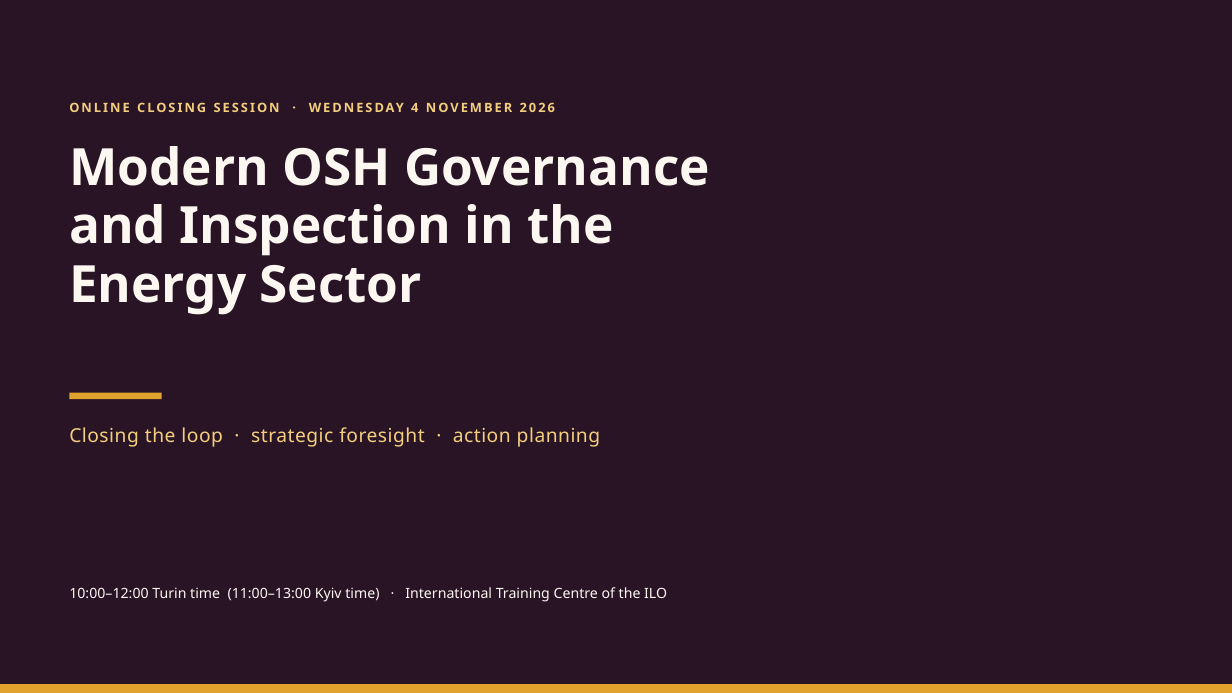
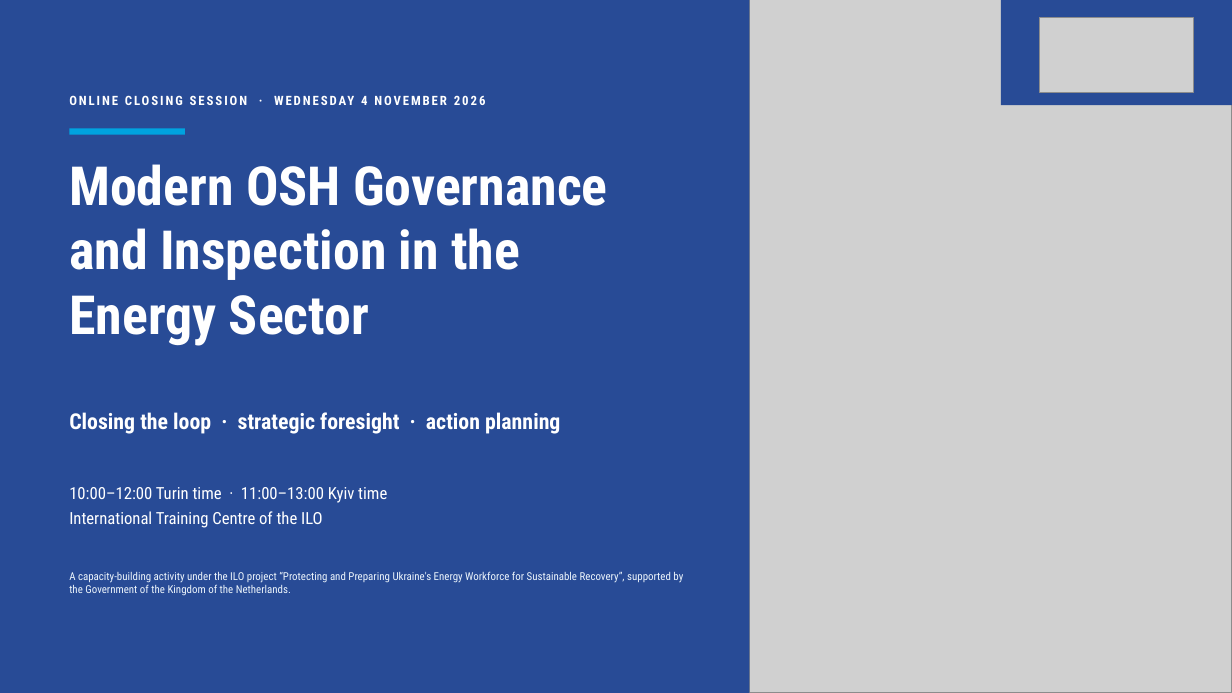
Before and after one commit to olena-vazhynska/Modern-Energy-Sector_Ukraine, a slide deck: slide 1 of assets/decks/A4019972_Closing_Webinar_4Nov2026_EN.pptx. Drawn at 1232x693 pixels with LibreOffice and Linux fonts; fonts in the diff are those of the drawing; grey boxes stand for pictures; background and template pictures are left out. Boxes give left, top, right and bottom in pixels: in the first picture for what was removed or moved away, otherwise in the second. Text is boxed around its words. In the diff, an @@ line names an element or a change of style, - is before the commit and + after.

```diff
--- a/assets/decks/A4019972_Closing_Webinar_4Nov2026_EN.pptx
+++ b/assets/decks/A4019972_Closing_Webinar_4Nov2026_EN.pptx
@@ background picture (left out) to #284B96 @@
@@ rectangle: place and size @@
-rectangle at [0,0,1232,693]
+rectangle at [0,0,750,693]
@@ rectangle at [0,0,750,693]: fill gradient #2A1526 to #284B96 @@
@@ picture added at [750,0,1232,693] @@
@@ rectangle added at [1001,0,1232,105], fill #284B96 @@
@@ picture added at [1040,18,1194,92] @@
@@ text "ONLINE CLOSING SESSION · WEDNESDAY ...": place and size @@
-text "ONLINE CLOSING SESSION · WEDNESDAY ..." at [411,103,418,112]
+text "ONLINE CLOSING SESSION · WEDNESDAY ..." at [361,96,367,105]
@@ text "ONLINE CLOSING SESSION · WEDNESDAY ..." at [361,96,367,105]: font Noto Sans to Roboto Condensed, text colour #F3CE7C to #FFFFFF, letter spacing 1.6 to 1.5 pt @@
@@ rectangle added at [69,128,185,135], fill #00A3E0 @@
@@ text "Modern OSH Governance": place and size @@
-text "Modern OSH Governance" at [69,146,710,315]
+text "Modern OSH Governance" at [69,164,608,346]
@@ text "Modern OSH Governance" at [69,164,608,346]: size 40 to 42 pt, font Noto Sans to Roboto Condensed, text colour #FDF7F2 to #FFFFFF; line spacing 0.95 to 1 @@
@@ text "Closing the loop · strategic ...": place and size @@
-text "Closing the loop · strategic ..." at [69,427,600,447]
+text "Closing the loop · strategic ..." at [69,412,560,434]
@@ text "Closing the loop · strategic ..." at [69,412,560,434]: size 15 to 17 pt, font Noto Sans to Roboto Condensed, text colour #F3CE7C to #FFFFFF, letter spacing 0.4 to 0 pt, bold on @@
@@ rectangle removed at [69,393,162,399] @@
@@ text at [69,487,387,528]: text changed; size 11 to 13 pt; font Noto Sans to Roboto Condensed; text colour #FDF7F2 to #FFFFFF @@
-10:00–12:00 Turin time (11:00–13:00 Kyiv time) · International Training Centre of the ILO
+10:00–12:00 Turin time · 11:00–13:00 Kyiv time
+International Training Centre of the ILO
@@ text added at [69,571,683,596], 8.5 pt, text #EDF5FC @@
+A capacity-building activity under the ILO project “Protecting and Preparing Ukraine's Energy Workforce for Sustainable Recovery”, supported by the Government of the Kingdom of the Netherlands.
@@ rectangle removed at [0,684,1232,693] @@
```
Also in this commit, not shown: 22 other slides changed, 4 other files.
